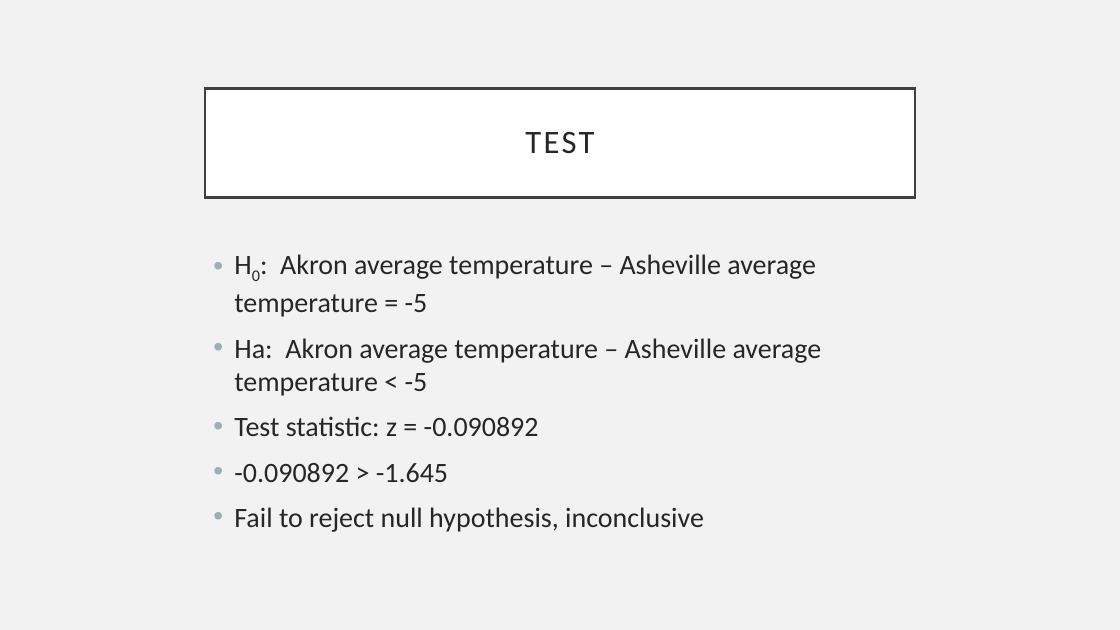
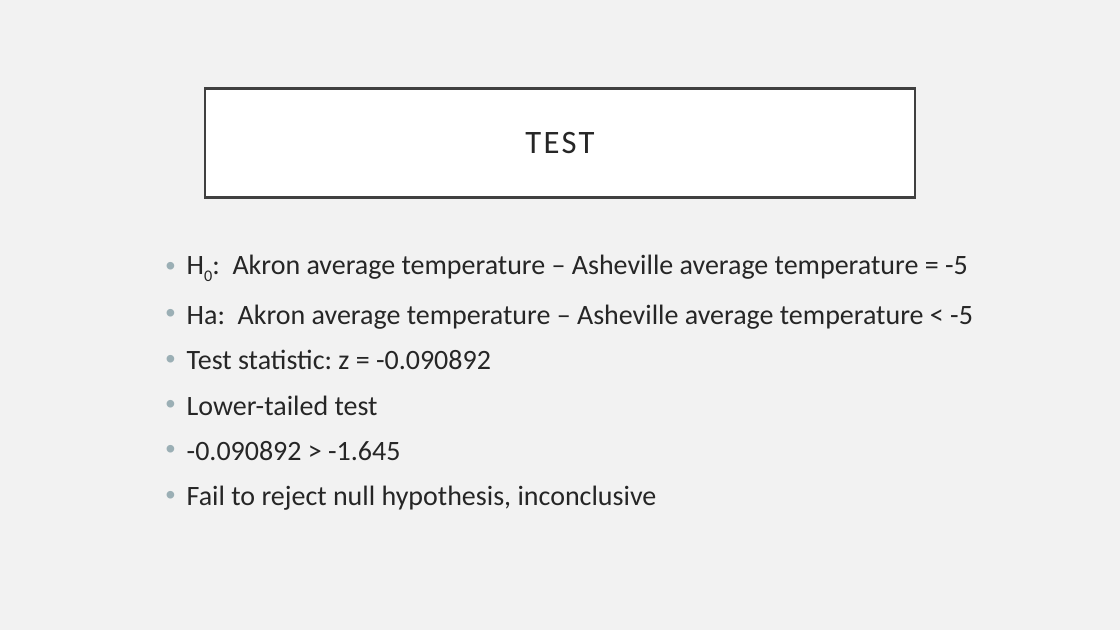
Before and after one commit to EricMaibach/AkronAshevilleWeatherAnalysis, a slide deck: slide 12 of AkronAshevillePresentation.pptx. Drawn at 1120x630 pixels with LibreOffice and Linux fonts; fonts in the diff are those of the drawing. Boxes give left, top, right and bottom in pixels: in the first picture for what was removed or moved away, otherwise in the second. Text is boxed around its words. In the diff, an @@ line names an element or a change of style, - is before the commit and + after.

```diff
--- a/AkronAshevillePresentation.pptx
+++ b/AkronAshevillePresentation.pptx
@@ text "H0: Akron average temperature – ...": place and size @@
-text "H0: Akron average temperature – ..." at bbox=[234, 254, 822, 532]
+text "H0: Akron average temperature – ..." at bbox=[187, 254, 973, 510]
@@ text at bbox=[187, 395, 378, 415]: paragraph added @@
+• Lower-tailed test
```
Also in this commit, not shown: 8 other slides changed.
